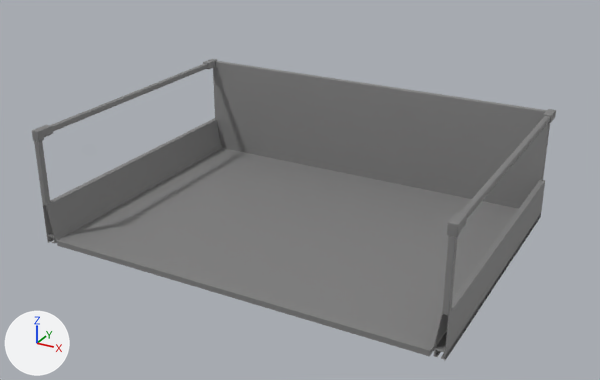
Two versions of the FBX model Meshes/SM_drawer_80_214/SM_drawer_80_214.FBX, one commit apart.
Both versions are drawn from a camera (50 mm lens) standing at (0.667, -1.224, 0.583) and looking at (0.0, -0.011, -0.024). Every picture has the same lights, and +X, +Y and +Z are marked at lower left. Where no turn or scale is listed for an object, it has been applied to the vertices.

Objects in the first picture: 'SM_drawer_80_214'.
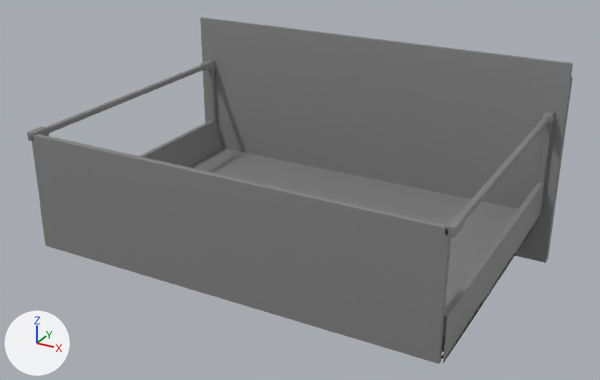
What changed in the scene script:
```text
Add mat_m_grey_rough_paint:
    mat_m_grey_rough_paint = principled_material('M_Grey_rough_paint')
    mat_m_grey_rough_paint.base_color = (0.216, 0.216, 0.216)  # grey #808080
    mat_m_grey_rough_paint.roughness = 0.693
Change me_sm_drawer_80_214:
    used by ob_sm_drawer_80_214; location = (0.0, 0.0, 0.0)
    remove me_sm_drawer_80_214.from_pydata(...)  # 1305 vertices, 2545 faces; spans x -0.378..0.378, y -0.271..0.271, z -0.107..0.107
    add me_sm_drawer_80_214.from_pydata(...)  # 1355 vertices, 2641 faces; spans x -0.397..0.397, y -0.282..0.282, z -0.199..0.199
    me_sm_drawer_80_214 part 1: the loose piece of 801 vertices spanning x -0.378..0.378, y -0.271..0.266, z -0.107..0.107 is turned -180 degrees about the z axis through its middle, then moved by (0.0, -0.006, 0.0)
    me_sm_drawer_80_214 part 2: the loose piece of 40 vertices spanning x -0.371..0.371, y 0.261..0.271, z -0.107..0.104 is turned -180 degrees about the z axis through its middle, then moved by (0.0, -0.543, 0.0)
    me_sm_drawer_80_214 part 3: a new loose piece of 50 vertices spanning x -0.397..0.397, y 0.261..0.282, z -0.199..0.199, in mat_m_grey_rough_paint (grey #808080)
    me_sm_drawer_80_214 part 4
    36 vertices are removed from x -0.375..0.375, y -0.271, z -0.105..-0.092
    116 faces are deleted
    36 vertices move within x -0.375..0.375, y 0.26, z -0.105..-0.092
    30 new vertices lie (0.0, -0.53, 0.0) away from vertices in x -0.375..0.375, y 0.26, z -0.105..-0.092
    6 new vertices lie (0.0, -0.53, 0.001) away from vertices in x -0.375..0.375, y 0.26, z -0.094..-0.093
    116 new faces join them, mat_m_white_glossy_paint_001 (grey #808080)
    add me_sm_drawer_80_214.materials.append(mat_m_grey_rough_paint)  # grey #808080
```

Location of each change, [x1, y1, x2, y2] in pixels of the pictures (600 x 380 px; the box of a moved part takes in the faces that stretch with it):
'SM_drawer_80_214', reshaped (15% taller): before [32, 59, 556, 361]; after [27, 17, 573, 364]
part 1 of me_sm_drawer_80_214, moved or reshaped: before [32, 118, 545, 361]; after [40, 60, 555, 363]
part 2 of me_sm_drawer_80_214, moved or reshaped: before [213, 61, 550, 183]; after [32, 134, 451, 364]
part 3 of me_sm_drawer_80_214, added: after [200, 17, 573, 263]
part 4 of me_sm_drawer_80_214, moved or reshaped: before [47, 232, 447, 359]; after [441, 334, 445, 359]
